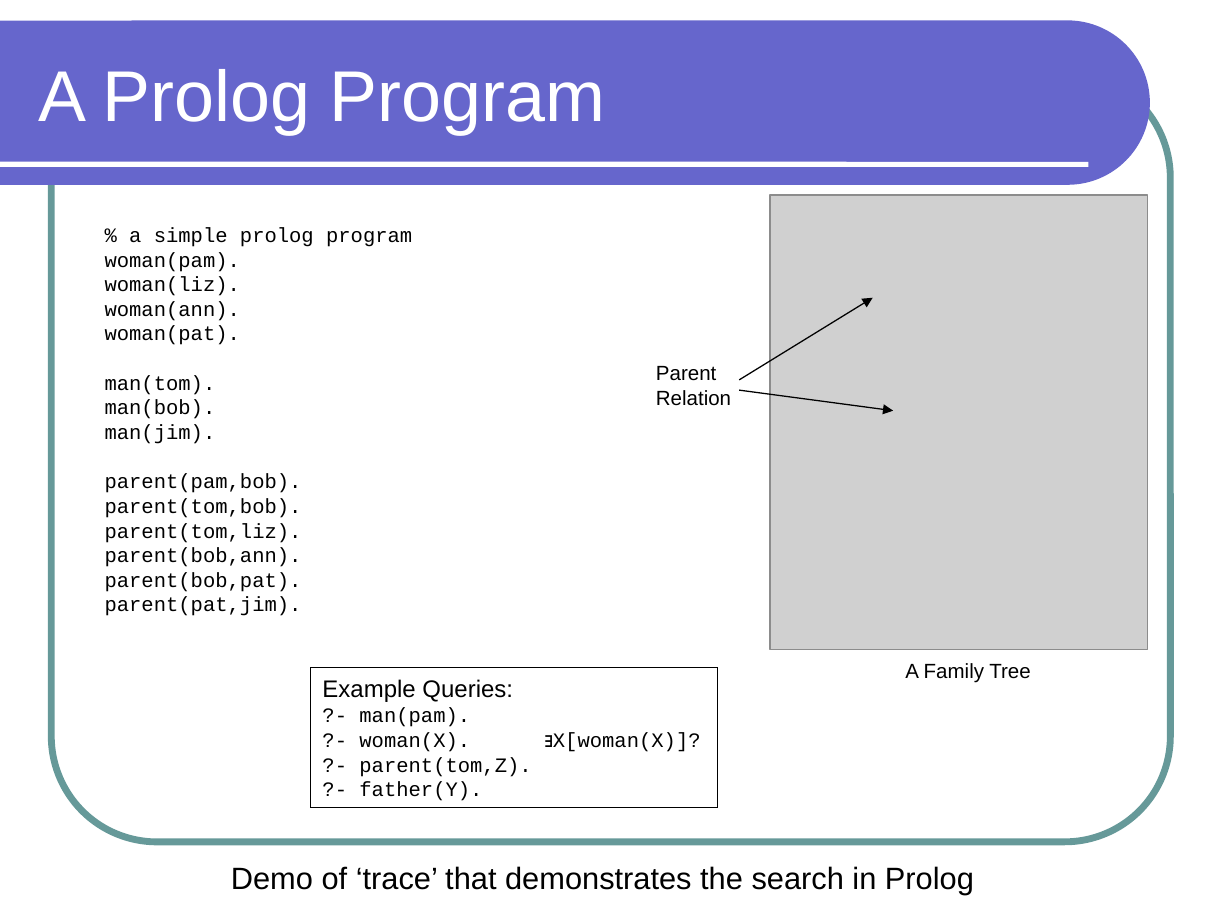
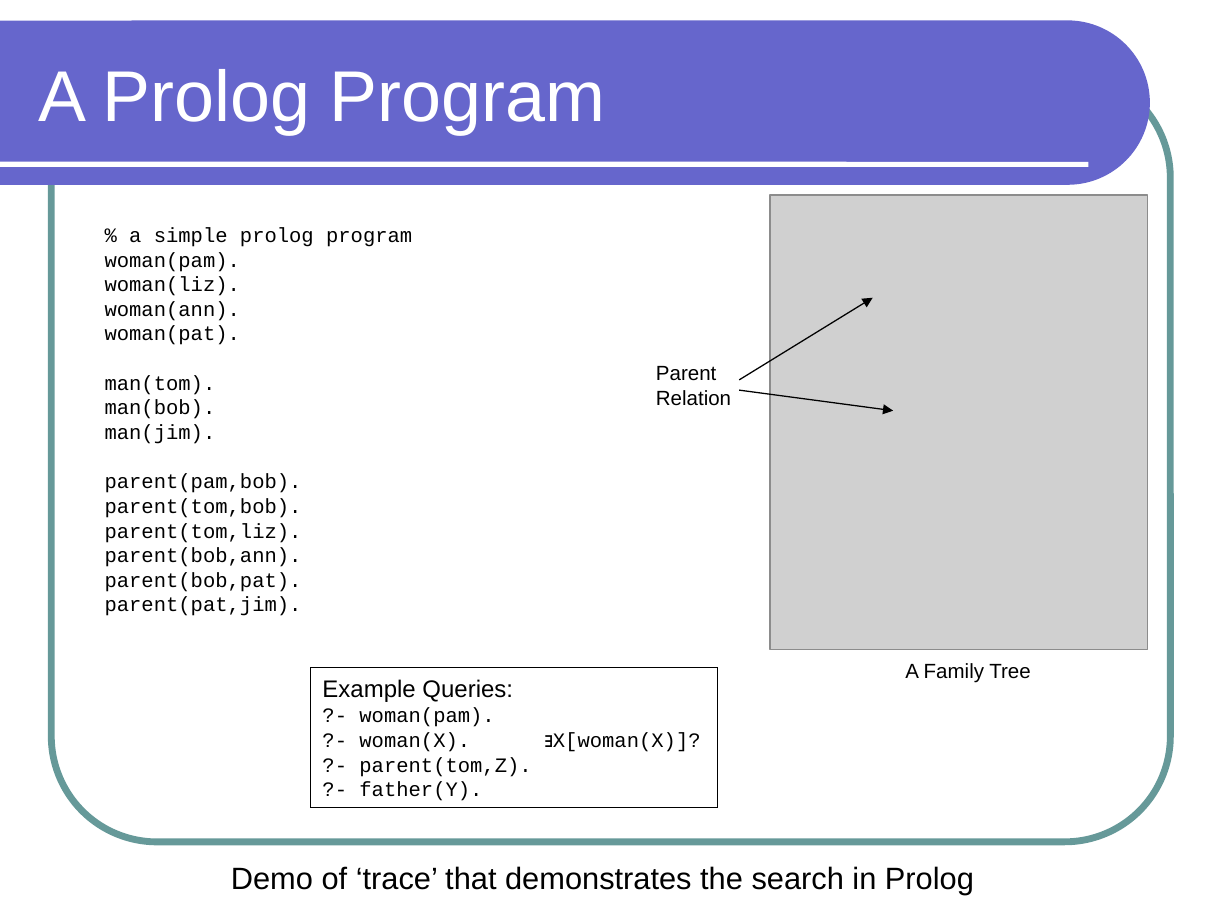
Before and after one commit to lutzhamel/CSC301, a slide deck: slide 13 of notes/csc301-ln020.ppt. Drawn at 1232x924 pixels with LibreOffice and Linux fonts; fonts in the diff are those of the drawing; grey boxes stand for pictures. Boxes give left, top, right and bottom in pixels: in the first picture for what was removed or moved away, otherwise in the second. Text is boxed around its words. In the diff, an @@ line names an element or a change of style, - is before the commit and + after.

```diff
--- a/notes/csc301-ln020.ppt
+++ b/notes/csc301-ln020.ppt
@@ text in rectangle at bbox=[359, 708, 494, 727]: text changed @@
-?- man(pam).
+?- woman(pam).
```
Also in this commit, not shown: 1 other file.
